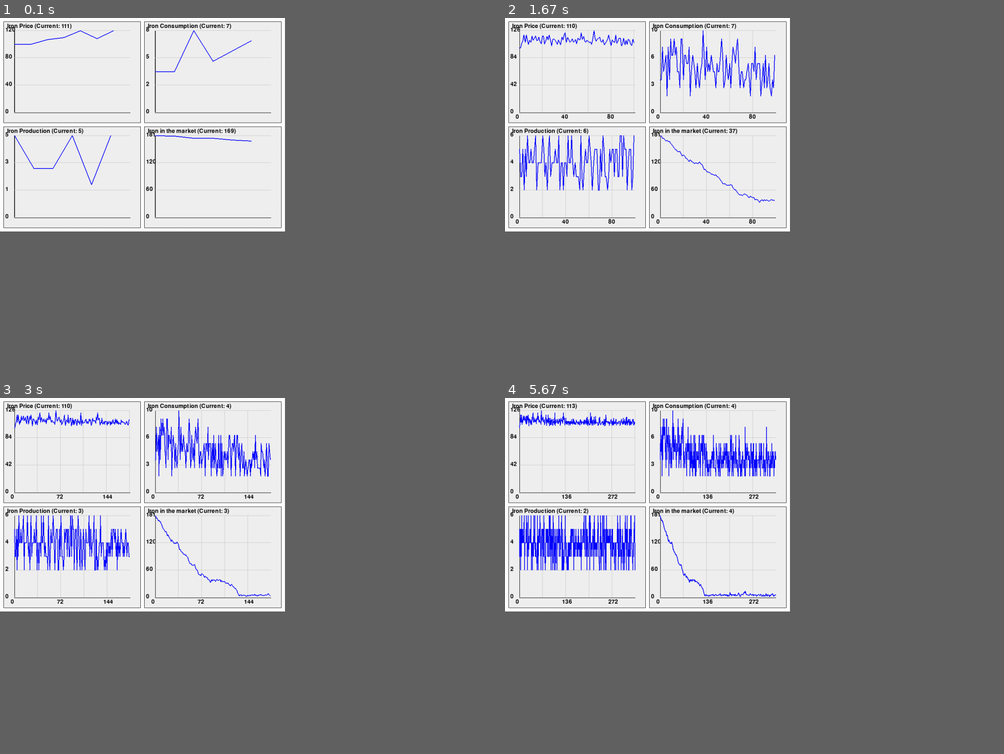
Above: before the commit, frames 1-4 (two rows, left to right).
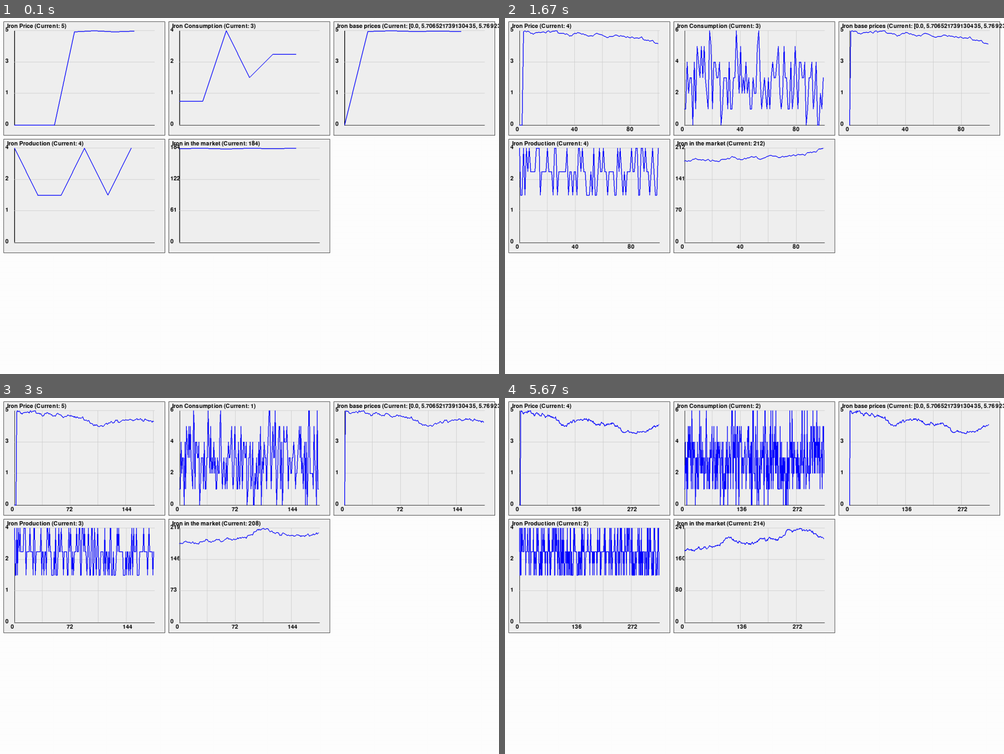
Above: after the commit, the same moments.

Repository: Neptun332/merchant-game-v2
Game: pygame game, started from game.py
Same seed, same stepped clock (60 frames per second), same inputs: the game is played once before the commit and once after it.
Inputs:
- Up to frame 1 (0.1 s): no input
- Up to frame 2 (1.67 s): no input
- Up to frame 3 (3 s): no input
- Up to frame 4 (5.67 s): no input
In our replay, the window is 514x385 before the commit and 900x642 after it. These sizes can differ from the game's own. Grey fills any space a smaller window leaves; there, only what the larger window draws over its background counts as a difference.

The runs differ from the first frame. In frame 1, 5.3% of the frame differs, in the area x 0-100%, y 0-67%; in frame 2, 9.6%; in frame 3, 11%; in frame 4, 13%.

Commit message:
added gold to equation

Diff:
--- a/display.py
+++ b/display.py
@@ -3,7 +3,7 @@
 from resources import ResourceName
 
 class Display:
-    def __init__(self, width=800, height=600, title="Pygame Chart"):
+    def __init__(self, width=1400, height=1000, title="Pygame Chart"):
         pygame.init()
         self.width = width
         self.height = height
@@ -15,8 +15,8 @@
         self.fps = 60
 
         # Grid configuration
-        self.grid_rows = 2
-        self.grid_cols = 2
+        self.grid_rows = 3
+        self.grid_cols = 3
         self.chart_padding = 10
 
     def draw_chart(self, price_history, grid_x=0, grid_y=0, num_cycles=1000, title=None):
@@ -155,6 +155,14 @@
                 title=f"Iron in the market (Current: {global_market.total_amount[ResourceName.Iron]})"
             )
 
+        if hasattr(global_market, 'base_prices_history') and ResourceName.Iron in global_market.base_prices_history:
+            self.draw_chart(
+                global_market.base_prices_history[ResourceName.Iron],
+                grid_x=2,
+                grid_y=0,
+                title=f"Iron base prices (Current: {global_market.base_prices_history[ResourceName.Iron]})"
+            )
+
     def update(self):
         for event in pygame.event.get():
             if event.type == pygame.QUIT:
--- a/global_market.py
+++ b/global_market.py
@@ -9,9 +9,9 @@
         self.cities = cities
         self.npcs = npcs
 
-        self.base_prices = {
-            ResourceName.Iron: 100
-        }
+        self.total_gold = 0
+        self.base_prices = defaultdict(int)
+
         self.price_history = {
             ResourceName.Iron: [self.base_prices[ResourceName.Iron]]
         }
@@ -21,10 +21,12 @@
         self.total_produced = defaultdict(int)
         self.total_amount = defaultdict(int)
 
+
         # Track history of consumption and production
         self.consumption_history = defaultdict(list)
         self.production_history = defaultdict(list)
         self.amount_history = defaultdict(list)
+        self.base_prices_history = defaultdict(list)
 
         # Pre-populate with keys from base_prices
         for resource_name in self.base_prices.keys():
@@ -41,6 +43,8 @@
         self.calculate_total_resource_consumed()
         self.calculate_total_resource_produced()
         self.calculate_total_resource_amount()
+        self.calculate_base_prices()
+        self.calculate_total_gold()
 
         for resource_name in self.price_history.keys():
             # Update price history
@@ -50,6 +54,8 @@
             self.consumption_history[resource_name].append(self.total_consumed[resource_name])
             self.production_history[resource_name].append(self.total_produced[resource_name])
             self.amount_history[resource_name].append(self.total_amount[resource_name])
+            self.base_prices_history[resource_name].append(self.base_prices[resource_name])
+
 
     def get_resource_price(self, resource_name: ResourceName) -> float:
         return (self.base_prices[resource_name] * (1 + self.get_resource_price_change(resource_name)))
@@ -58,7 +64,7 @@
         return self.total_consumed[resource_name]
 
     def get_resource_supply(self, resource_name: ResourceName) -> int:
-        return self.total_produced[resource_name]
+        return self.total_produced[resource_name] + self.total_amount[resource_name]
 
     def get_resource_price_change(self, resource_name: ResourceName) -> float:
         return 0.1 * (self.get_resource_demand(resource_name) / (self.get_resource_supply(resource_name) + 1))
@@ -103,3 +109,23 @@
         for city in self.cities.values():
             for resource_name in city.resources:
                 self.total_amount[resource_name] += city.resources[resource_name].amount
+
+    def calculate_total_gold(self):
+        """
+        Calculate the total gold across all entities
+        """
+        self.total_gold = 0
+        # Sum up consumption and production from all cities
+        for city in self.cities.values():
+            self.total_gold += city.gold
+
+        for npc in self.npcs:
+            self.total_gold += npc.gold
+
+        return self.total_gold
+
+    def calculate_base_prices(self):
+        self.base_prices = {
+            ResourceName.Iron: self.total_gold / sum(self.total_amount.values())
+        }
+        return self.base_prices
--- a/map.py
+++ b/map.py
@@ -6,6 +6,7 @@
         self.name = name
         self.resources = resources
         self.development_level = 1.0  # Base development level, can be increased over time
+        self.gold = 500
 
         self.produced_resources = {}
         self.consumed_resources = {}
@@ -14,7 +15,7 @@
         """Consume random amounts of resources each game tick."""
         for resource_name, resource in self.resources.items():
             # Random consumption between 1 and 5 units
-            consumption_amount = random.randint(1, 5)
+            consumption_amount = random.randint(0, 3)
             # Ensure we don't consume more than available
             actual_consumption = min(consumption_amount, resource.amount)
             resource.amount -= actual_consumption
@@ -24,7 +25,7 @@
         """Produce resources based on city development level each game tick."""
         for resource_name, resource in self.resources.items():
             # Base production is 1-3 units, multiplied by development level
-            base_production = random.randint(1, 3)
+            base_production = random.randint(1, 2)
             production_amount = int(base_production * self.development_level)
             resource.amount += production_amount
             self.produced_resources[resource_name] = production_amount
--- a/npc.py
+++ b/npc.py
@@ -4,6 +4,7 @@
     def __init__(self, name: str, resources: dict[ResourceName, Resource]):
         self.name = name
         self.resources = resources
+        self.gold = 50
 
     def trade(self, city: City):
         # Simple trade logic
